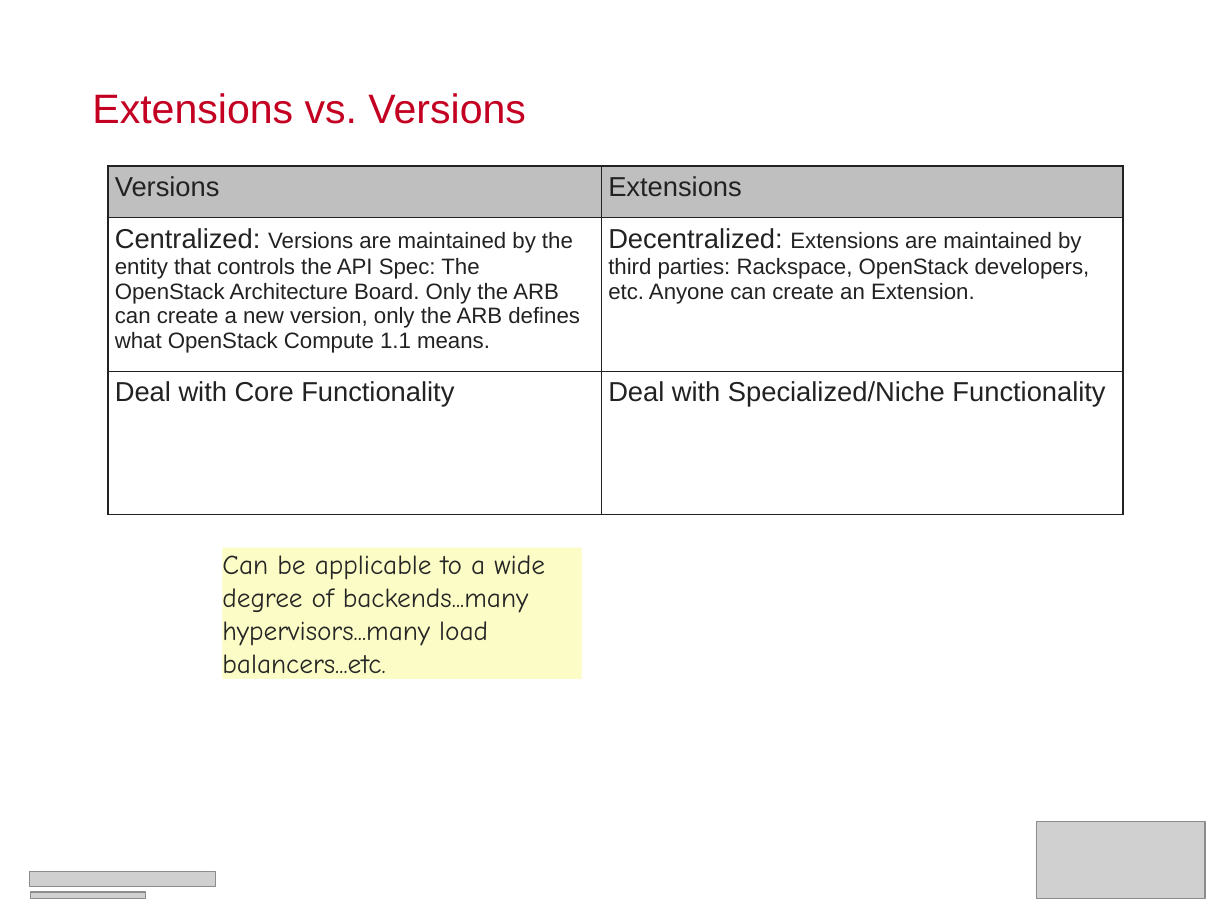
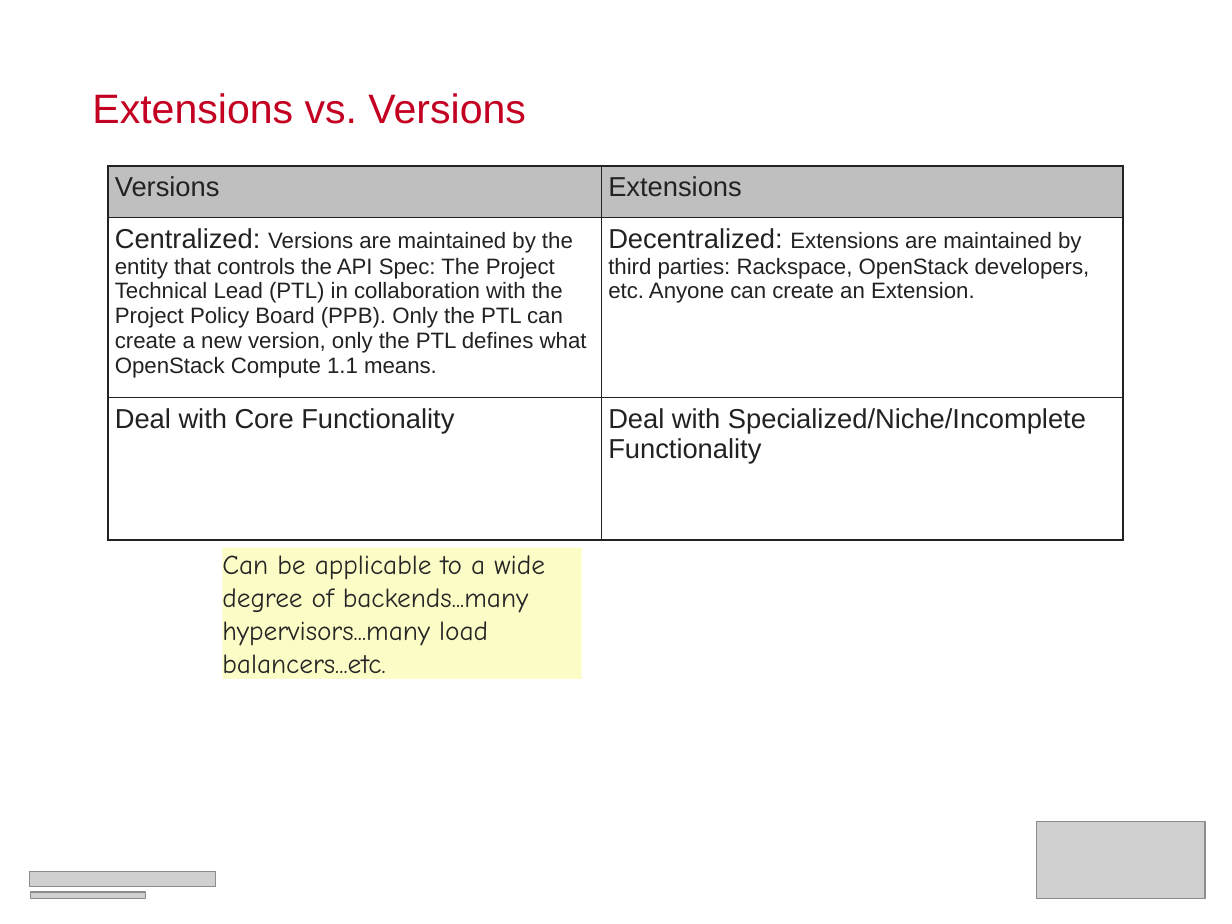
Before and after one commit to RackerWilliams/OpenStack-Extensions, a slide deck: slide 11 of Extensions.ppt. Drawn at 1232x924 pixels with LibreOffice and Linux fonts; fonts in the diff are those of the drawing; grey boxes stand for pictures. Boxes give left, top, right and bottom in pixels: in the first picture for what was removed or moved away, otherwise in the second. Text is boxed around its words. In the diff, an @@ line names an element or a change of style, - is before the commit and + after.

```diff
--- a/Extensions.ppt
+++ b/Extensions.ppt
@@ table at [108,166,1124,540] @@
-row 2, column 1: Centralized: Versions are maintained by the entity that controls the API Spec: The OpenStack Architecture Board. Only the ARB can create a new version, only the ARB defines what OpenStack Compute 1.1 means.
+row 2, column 1: Centralized: Versions are maintained by the entity that controls the API Spec: The Project Technical Lead (PTL) in collaboration with the Project Policy Board (PPB). Only the PTL can create a new version, only the PTL defines what OpenStack Compute 1.1 means.
-row 3, column 2: Deal with Specialized/Niche Functionality
+row 3, column 2: Deal with Specialized/Niche/Incomplete Functionality
```
Also in this commit, not shown: 16 other slides changed, 3 slides added, 12 slides removed.
